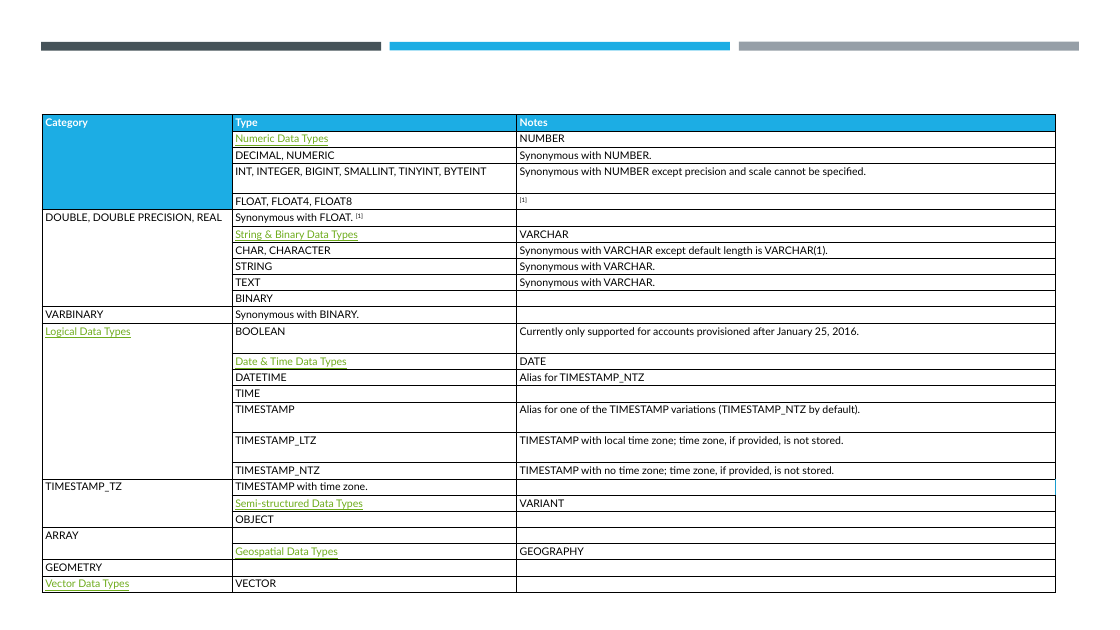
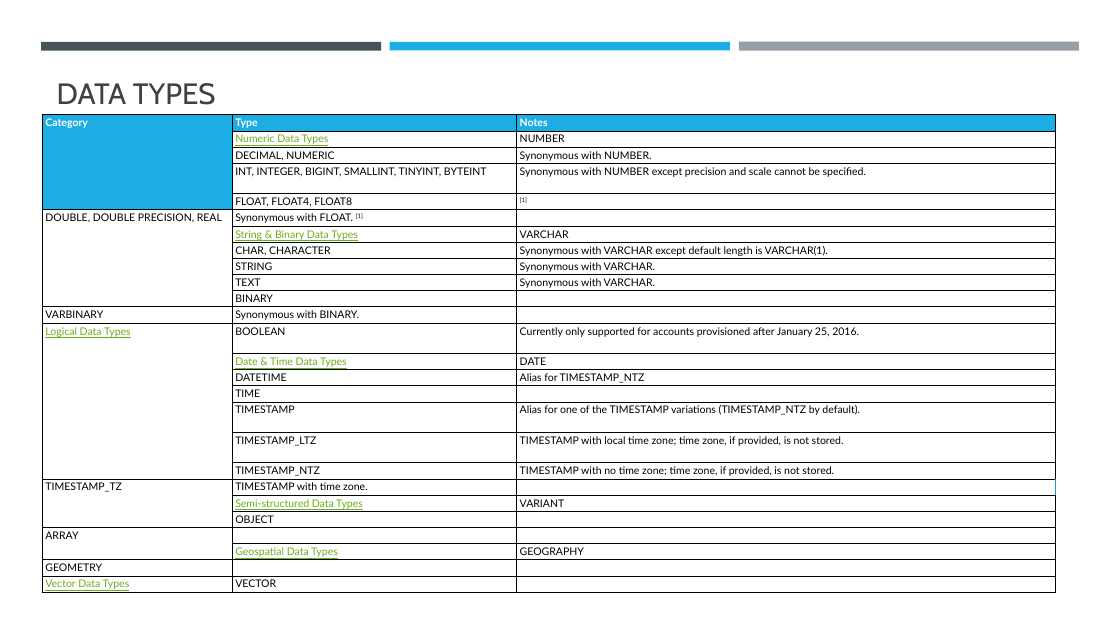
Before and after one commit to umeshmahajan/azure-brainworks2023, a slide deck: slide 29 of docs/Azure-Snowflake.pptx (slide 20 before the commit). Drawn at 1120x630 pixels with LibreOffice and Linux fonts; fonts in the diff are those of the drawing. Boxes give left, top, right and bottom in pixels: in the first picture for what was removed or moved away, otherwise in the second. Text is boxed around its words. In the diff, an @@ line names an element or a change of style, - is before the commit and + after.

```diff
--- a/docs/Azure-Snowflake.pptx
+++ b/docs/Azure-Snowflake.pptx
@@ title added at bbox=[57, 83, 216, 105], 25.2 pt, text #404040 @@
+DATA TYPES
```
Also in this commit, not shown: 1 other slide changed, 21 slides added, 2 slides removed, 7 other files.
